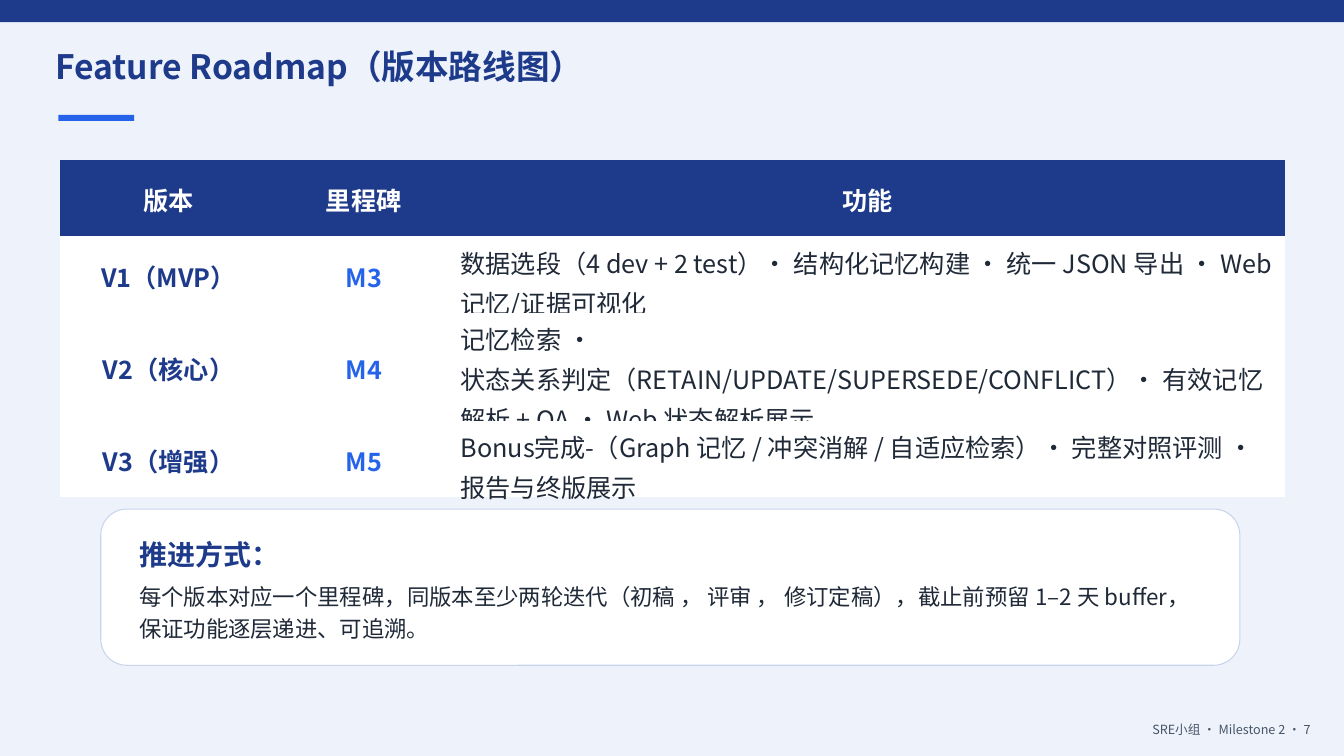
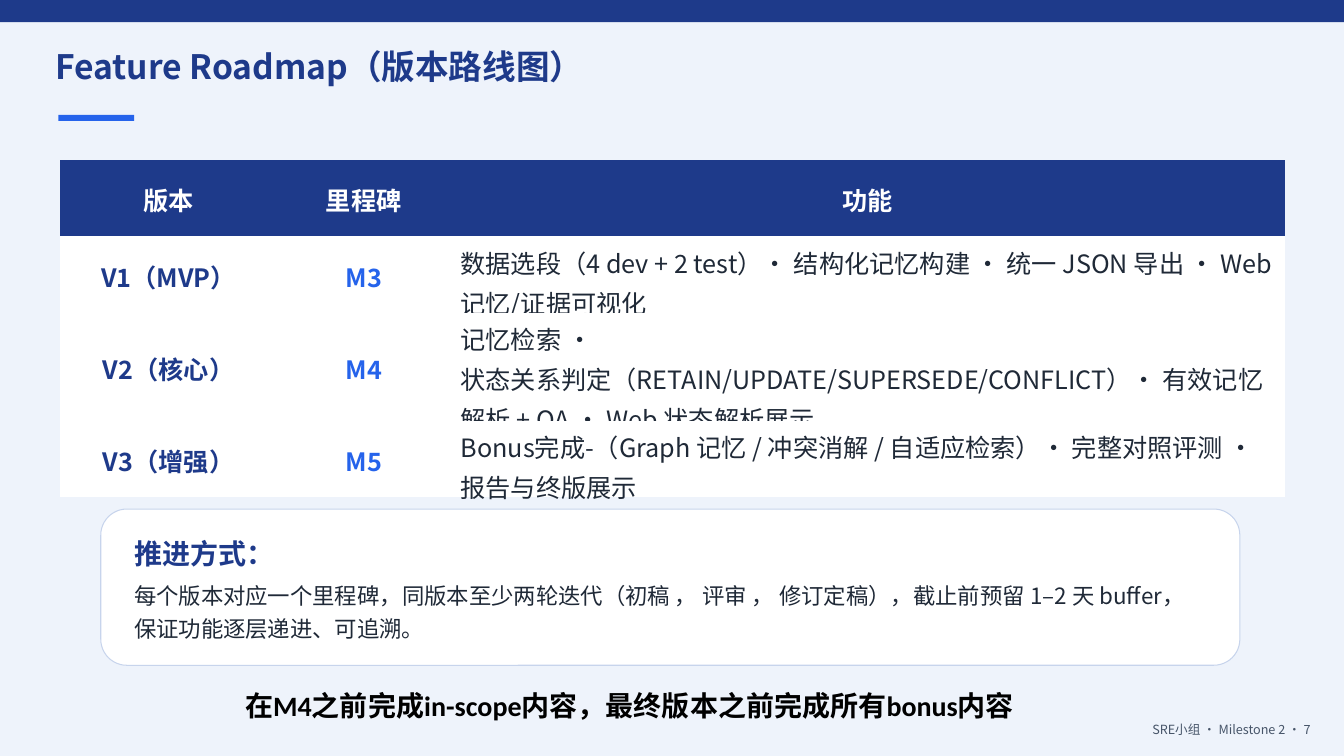
Before and after one commit to w13126755377-ops/SRE-project, a slide deck: slide 7 of PROJECT-MILESTONE2-第六组-SRE小组-v2.pptx. Drawn at 1344x756 pixels with LibreOffice and Linux fonts; fonts in the diff are those of the drawing. Boxes give left, top, right and bottom in pixels: in the first picture for what was removed or moved away, otherwise in the second. Text is boxed around its words. In the diff, an @@ line names an element or a change of style, - is before the commit and + after.

```diff
--- a/PROJECT-MILESTONE2-第六组-SRE小组-v2.pptx
+++ b/PROJECT-MILESTONE2-第六组-SRE小组-v2.pptx
@@ text "推进方式：": place and size @@
-text "推进方式：" at bbox=[139, 541, 1190, 639]
+text "推进方式：" at bbox=[134, 540, 1185, 639]
@@ text added at bbox=[245, 692, 1014, 721], 20 pt, text #000000, bold @@
+在M4之前完成in-scope内容，最终版本之前完成所有bonus内容
```
Also in this commit, not shown: 4 other slides changed, 6 other files.
